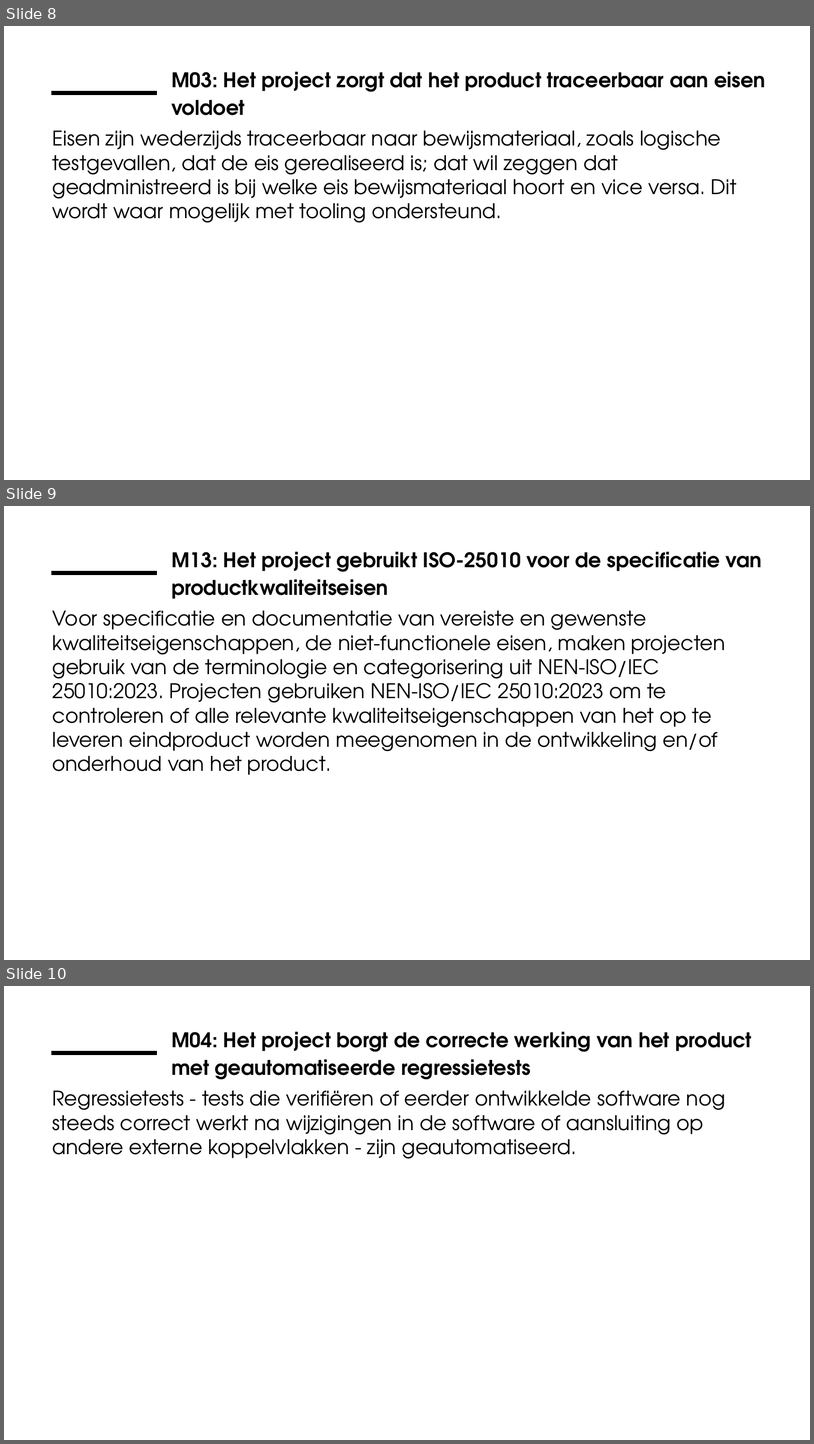
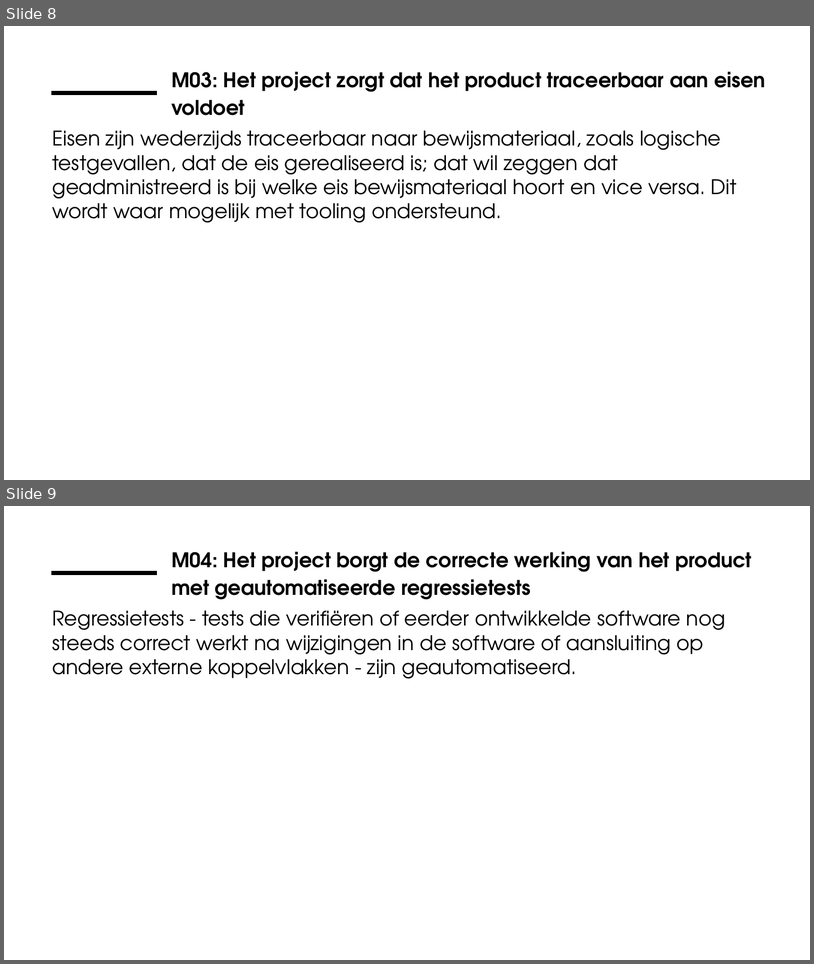
Before and after one commit to ICTU/Kwaliteitsaanpak, a slide deck: docs/wip/ICTU-Kwaliteitsaanpak.pptx. Shown one above the other, each under a label of ours: slides 8, 9 and 10 before the commit, slides 8 and 9 after it. The pictures are 814x1444 and 814x964 pixels, drawn with LibreOffice and Linux fonts; fonts in the diff are those of the drawing; background and template pictures are left out. Boxes give left, top, right and bottom in pixels: in the first picture for what was removed or moved away, otherwise in the second. Text is boxed around its words. In the diff, an @@ line names an element or a change of style, - is before the commit and + after.

Commit message:
M13 over ISO-25010 is vervallen. (#1018)
* Voeg template voor voortgang voorfase producten toe. (#986)

Closes #760.

* M13 over ISO-25010 is vervallen.

Maatregel M13 "Het project gebruikt ISO-25010 voor de specificatie van productkwaliteitseisen" is vervallen. Het gebruik van ISO-25010 voor de specificatie van productkwaliteitseisen staat al genoemd in M01 "Het project levert in elke fase vastgestelde producten en informatie op".

Closes #950.

```diff
--- a/docs/wip/ICTU-Kwaliteitsaanpak.pptx
+++ b/docs/wip/ICTU-Kwaliteitsaanpak.pptx
@@ slide 9 removed at [4,506,810,960], background #FFFFFF; not listed: 1 template element that a slide beside it also shows @@
@@ title removed at [171,552,762,599] @@
-M13: Het project gebruikt ISO-25010 voor de specificatie van productkwaliteitseisen
@@ text removed at [52,610,726,775] @@
-Voor specificatie en documentatie van vereiste en gewenste kwaliteitseigenschappen, de niet-functionele eisen, maken projecten gebruik van de terminologie en categorisering uit NEN-ISO/IEC 25010:2023. Projecten gebruiken NEN-ISO/IEC 25010:2023 om te controleren of alle relevante kwaliteitseigenschappen van het op te leveren eindproduct worden meegenomen in de ontwikkeling en/of onderhoud van het product.
@@ what was slide 10 is now slide 9 @@
```
Also in this commit, not shown: 27 other files.
